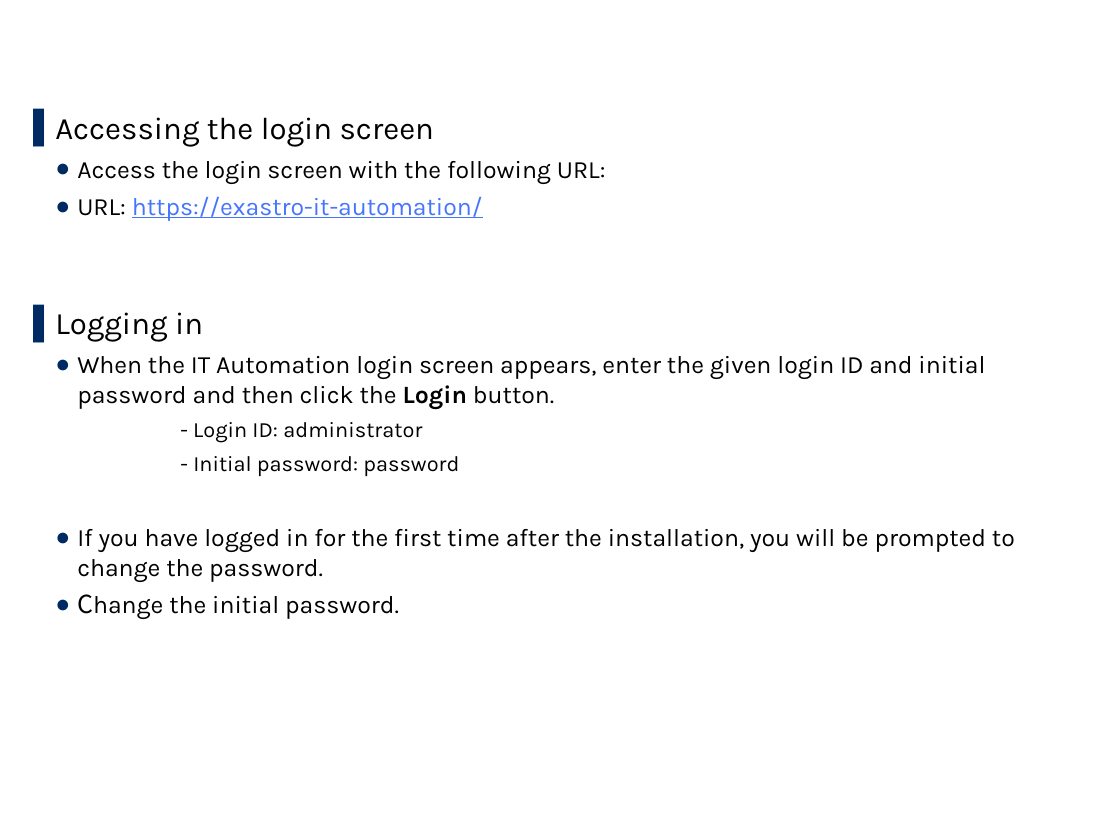
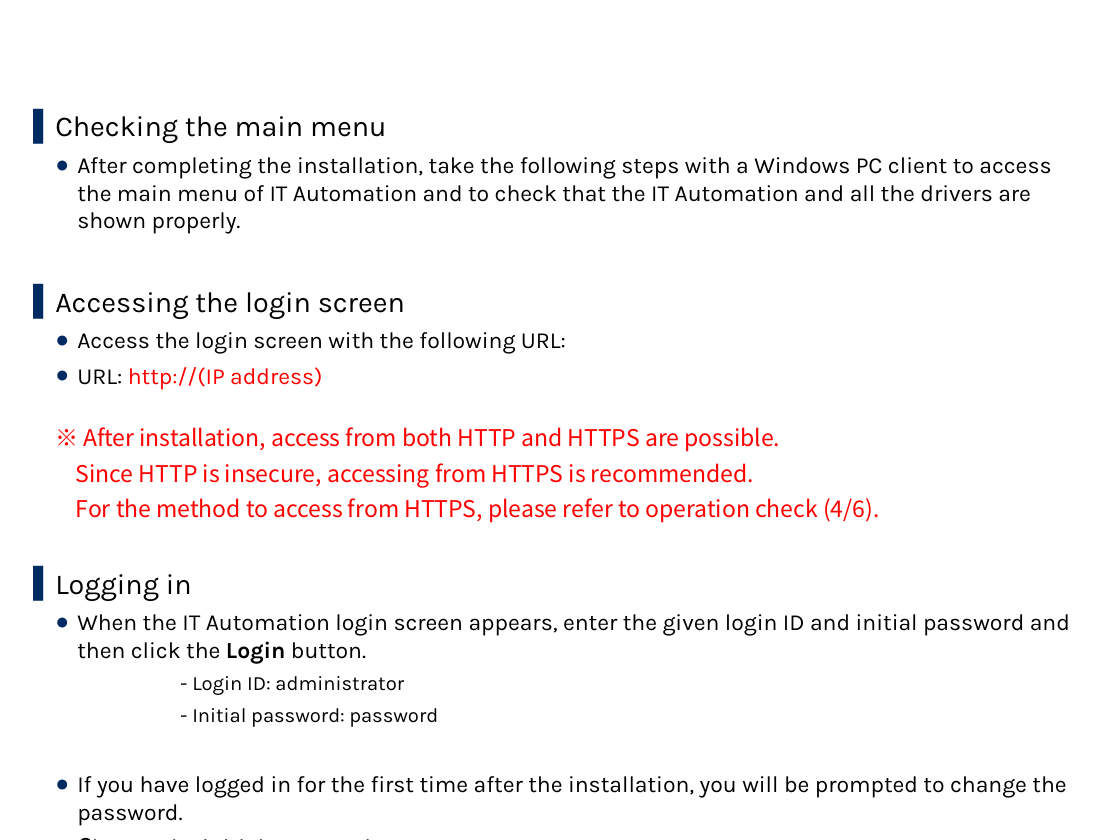
Before and after one commit to exastro-suite/it-automation-docs, a slide deck: slide 21 of asset/Learn/ITA-online-install_en.pptx (slide 23 before the commit). Drawn at 1120x840 pixels with LibreOffice and Linux fonts; fonts in the diff are those of the drawing; background and template pictures are left out. Boxes give left, top, right and bottom in pixels: in the first picture for what was removed or moved away, otherwise in the second. Text is boxed around its words. In the diff, an @@ line names an element or a change of style, - is before the commit and + after.

```diff
--- a/asset/Learn/ITA-online-install_en.pptx
+++ b/asset/Learn/ITA-online-install_en.pptx
@@ text at (55,116,1051,234): paragraphs added @@
+▌ Checking the main menu
+  ● After completing the installation, take the following steps with a Windows PC client to access the main menu of IT Automation and to check that the IT Automation and all the drivers are shown properly.
@@ text at (55,292,1070,798): size 20 to 18.5 pt in "Accessing the login screen", "Logging in"; size 16 to 14.8 pt in "Access the login screen with the following ...", "When the IT Automation login screen appears, ...", "If you have logged in for the ...", "Change the initial password."; size 14 to 12.9 pt in "- Login ID: administrator", "- Initial password: password" @@
@@ text at (76,367,879,523): text changed; size 16 to 14.8 pt; font Karla to Noto Sans CJK JP; text colour #4575FD to #FF0000 @@
-  ● URL: https://exastro-it-automation/
+  ● URL: http://(IP address)
+  ※ After installation, access from both HTTP and HTTPS are possible.
+  Since HTTP is insecure, accessing from HTTPS is recommended.
+  For the method to access from HTTPS, please refer to operation check (4/6).
```
Also in this commit, not shown: 6 other slides changed, 2 slides added.
